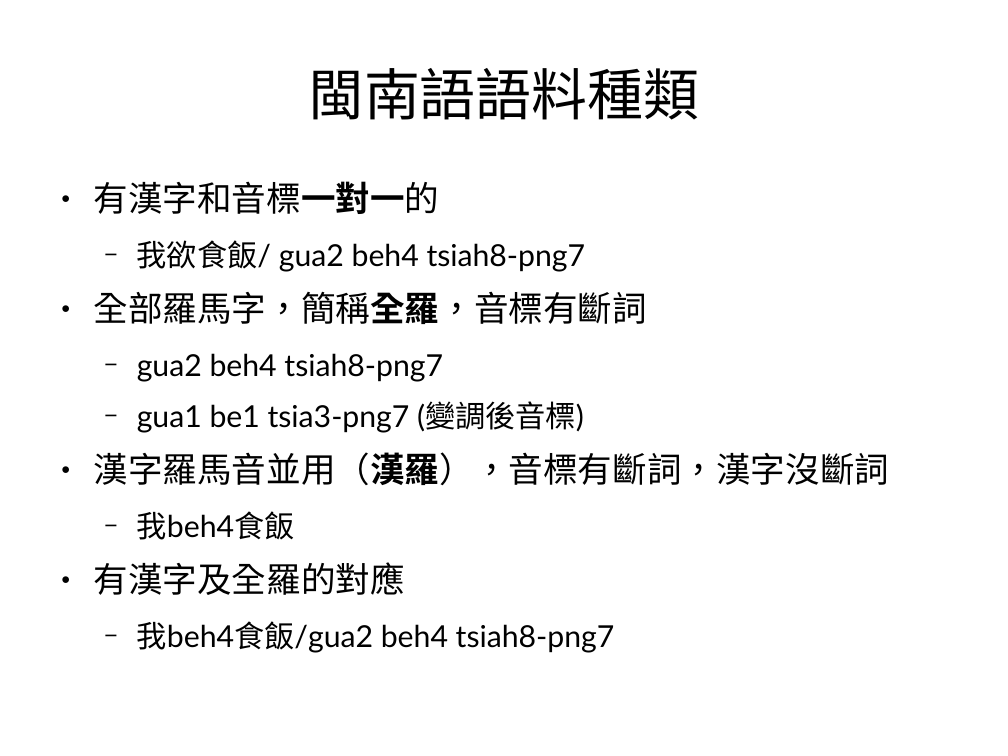
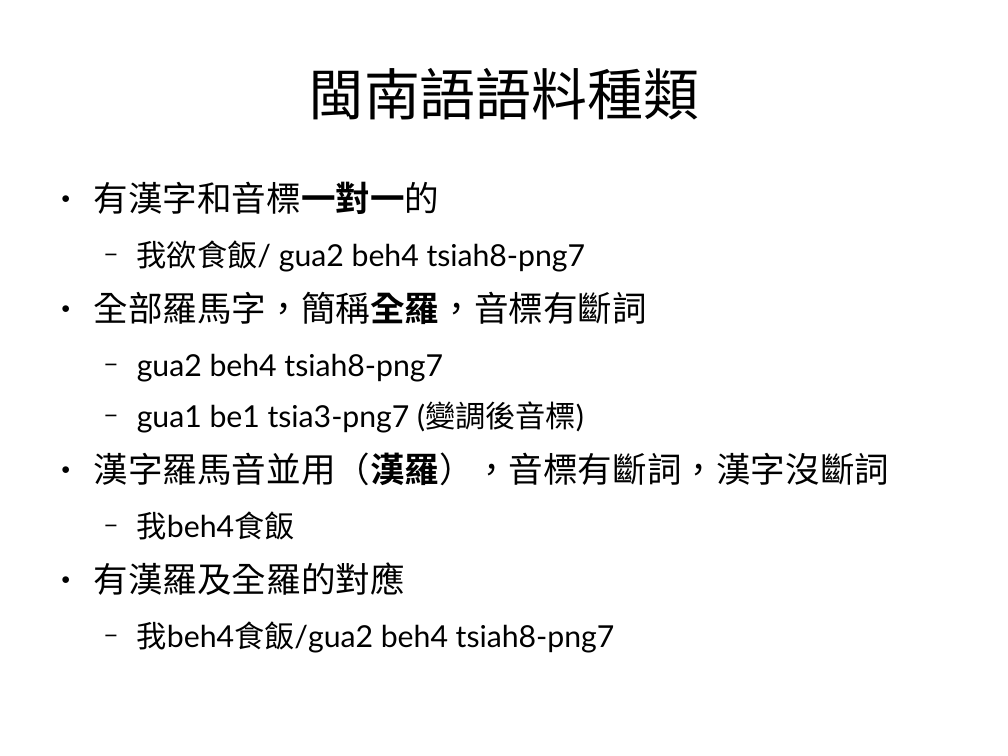
Before and after one commit to sih4sing5hong5/po3-ko3_tau5-iann2-phinn3, a slide deck: slide 4 of 翻譯報告.odp. Drawn at 1008x756 pixels with LibreOffice and Linux fonts; fonts in the diff are those of the drawing. Boxes give left, top, right and bottom in pixels: in the first picture for what was removed or moved away, otherwise in the second. Text is boxed around its words. In the diff, an @@ line names an element or a change of style, - is before the commit and + after.

```diff
--- a/翻譯報告.odp
+++ b/翻譯報告.odp
@@ text at (94,562,405,595): text changed @@
-● 有漢字及全羅的對應
+● 有漢羅及全羅的對應
```
Also in this commit, not shown: 15 other slides changed.
